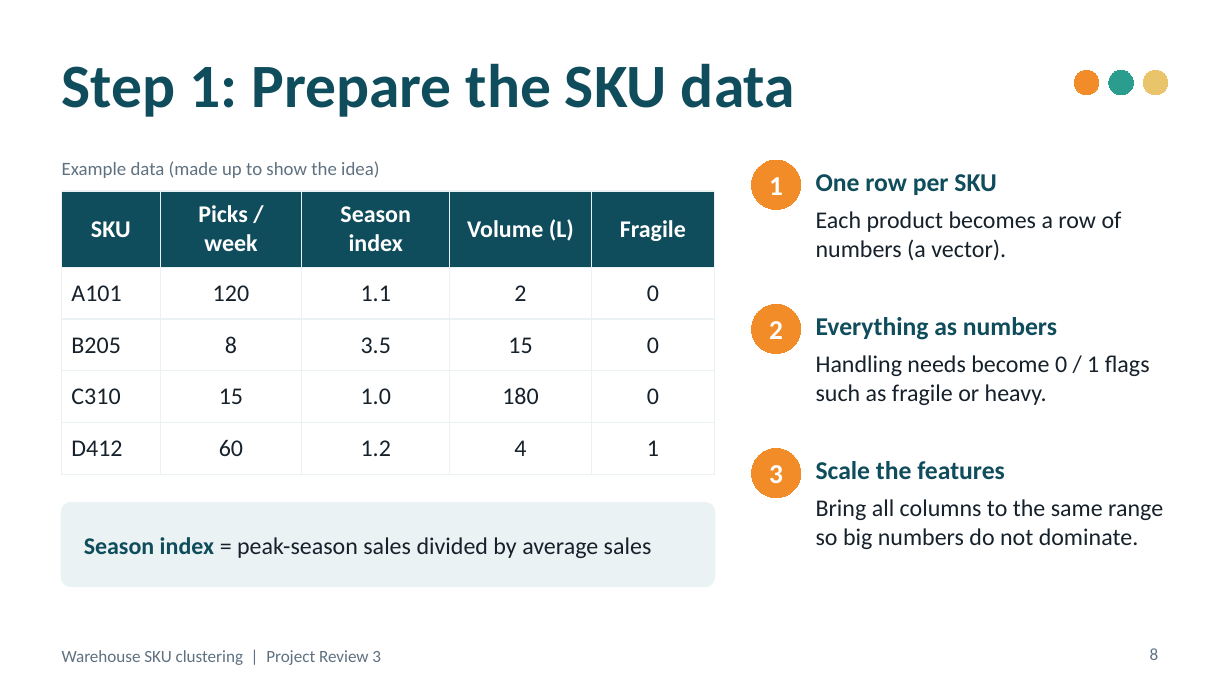
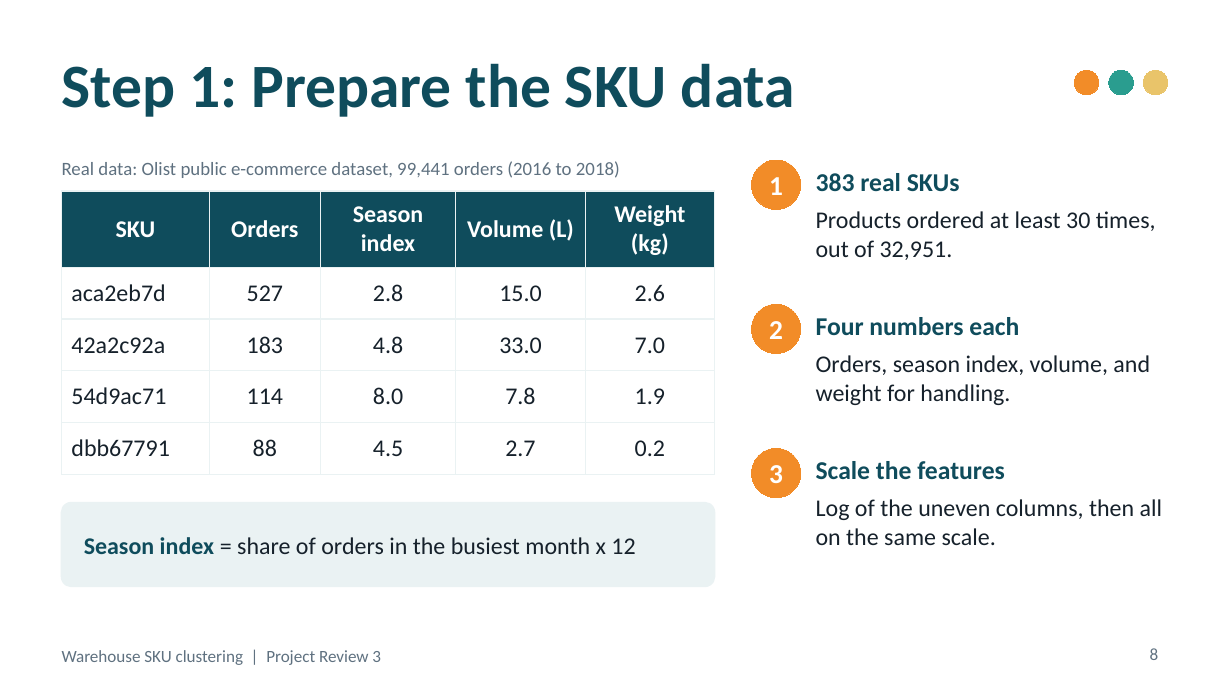
Before and after one commit to ZANYANBU/warehouse-sku-kmeans, a slide deck: slide 8 of slides/kmeans-sku-clustering.pptx. Drawn at 1232x693 pixels with LibreOffice and Linux fonts; fonts in the diff are those of the drawing. Boxes give left, top, right and bottom in pixels: in the first picture for what was removed or moved away, otherwise in the second. Text is boxed around its words. In the diff, an @@ line names an element or a change of style, - is before the commit and + after.

Commit message:
Tested on real data: Olist's public orders, a Colab notebook, and the results in the slides and on the page
The notebook reads the Brazilian E-Commerce Public Dataset by Olist straight
from GitHub (99,441 orders, 2016 to 2018), builds four numbers for the 383
products ordered at least 30 times (orders, season index, volume, weight),
scales them and runs K-Means. The elbow bends at k = 4 and the clusters read
as fast movers, bulky / heavy, seasonal and regular small items.

Slides 8 to 12 now show the real table, the real elbow curve and the real
clusters. The page has a Tested on real data section with a Colab button, the
dataset link and the cluster table; the interactive demo below it still uses
example data and says so. The walking figure stays a simple model.

The dataset has no handling field, so weight stands in for handling needs.

```diff
--- a/slides/kmeans-sku-clustering.pptx
+++ b/slides/kmeans-sku-clustering.pptx
@@ text at (x1=62, y1=161, x2=620, y2=178): text changed @@
-Example data (made up to show the idea)
+Real data: Olist public e-commerce dataset, 99,441 orders (2016 to 2018)
@@ text at (x1=816, y1=173, x2=960, y2=191): text changed @@
-One row per SKU
+383 real SKUs
@@ table at (x1=62, y1=191, x2=715, y2=460) @@
-row 1, column 2: Picks / week
+row 1, column 2: Orders
-row 1, column 5: Fragile
+row 1, column 5: Weight (kg)
-row 2: A101 | 120 | 1.1 | 2 | 0
+row 2: aca2eb7d | 527 | 2.8 | 15.0 | 2.6
-row 3: B205 | 8 | 3.5 | 15 | 0
+row 3: 42a2c92a | 183 | 4.8 | 33.0 | 7.0
-row 4: C310 | 15 | 1.0 | 180 | 0
+row 4: 54d9ac71 | 114 | 8.0 | 7.8 | 1.9
-row 5: D412 | 60 | 1.2 | 4 | 1
+row 5: dbb67791 | 88 | 4.5 | 2.7 | 0.2
@@ text at (x1=816, y1=211, x2=1156, y2=260): text changed @@
-Each product becomes a row of numbers (a vector).
+Products ordered at least 30 times, out of 32,951.
@@ text at (x1=816, y1=317, x2=1019, y2=336): text changed @@
-Everything as numbers
+Four numbers each
@@ text at (x1=816, y1=355, x2=1150, y2=405): text changed @@
-Handling needs become 0 / 1 flags such as fragile or heavy.
+Orders, season index, volume, and weight for handling.
@@ text at (x1=816, y1=499, x2=1162, y2=545): text changed @@
-Bring all columns to the same range so big numbers do not dominate.
+Log of the uneven columns, then all on the same scale.
@@ text at (x1=84, y1=537, x2=635, y2=554): text changed @@
-Season index = peak-season sales divided by average sales
+Season index = share of orders in the busiest month x 12
```
Also in this commit, not shown: 4 other slides changed, 7 other files.
